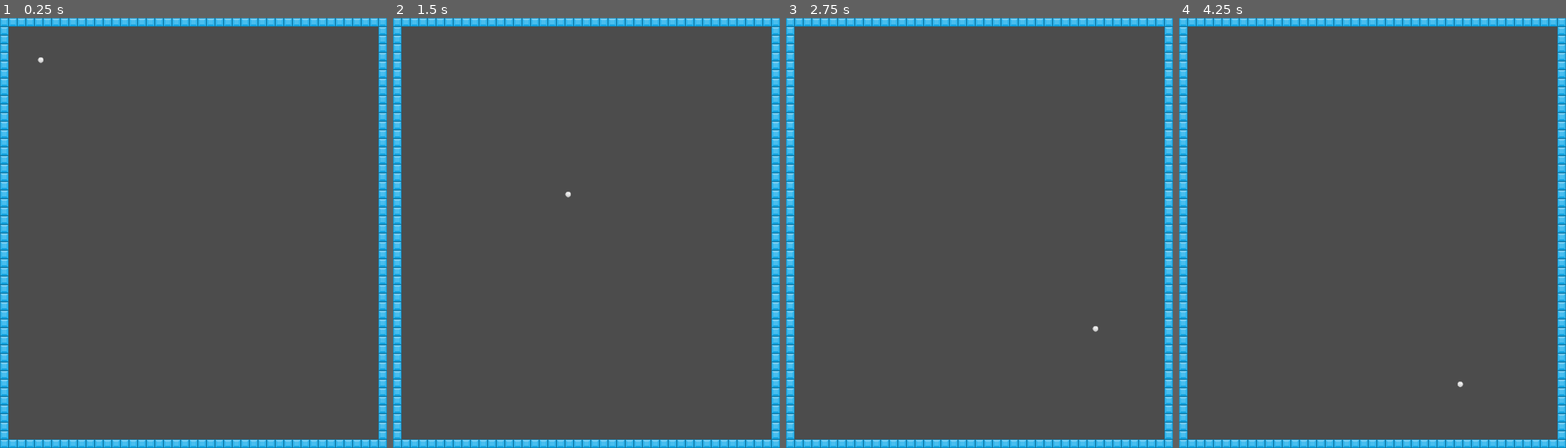
Above: before the commit, frames 1-4 (left to right).
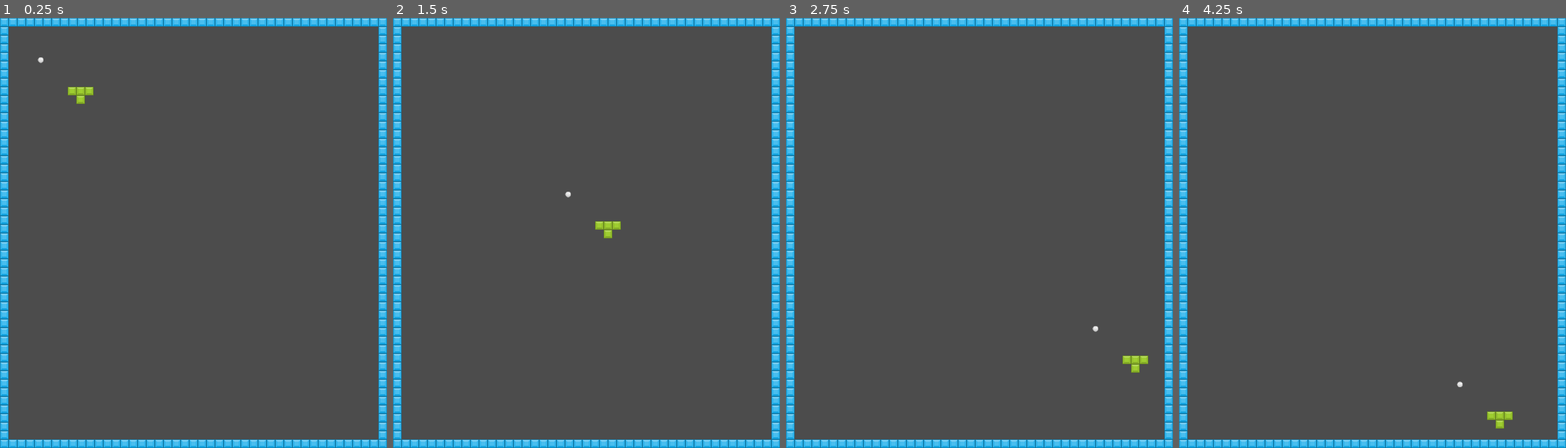
Above: after the commit, the same moments.

Repository: damiengo/ggo2018
Game: Godot game, scene res://game/main.tscn
Two runs of this game, one before a commit and one after it. Both use one fixed random seed, a clock stepped at 60 frames per second and the inputs below.
Inputs:
- Up to frame 1 (0.25 s): no input
- Up to frame 2 (1.5 s): no input
- Up to frame 3 (2.75 s): no input
- Up to frame 4 (4.25 s): no input

The runs differ from the first frame. In frame 1, 0.2% of the frame differs, in the area x 17-25%, y 16-20%; in frame 2, 0.2%; in frame 3, 0.2%; in frame 4, 0.2%, in the area x 71-87%, y 84-96%.

Commit message:
first block

Diff:
--- a/ball/ball.gd
+++ b/ball/ball.gd
@@ -5,9 +5,18 @@
 var speed = 400
 var velocity = Vector2(0,0)
 
+var _block_types = [
+	preload("res://blocks/t.tscn")
+]
+
 func _ready():
 	velocity.x = 1
 	velocity.y = 1
+
+	var block_resource = _block_types[0]
+	var block = block_resource.instance()
+	block.position = Vector2(100,100)
+	add_child(block)
 
 func _physics_process(delta):
 	print(velocity)
--- /dev/null
+++ b/blocks/t.tscn
@@ -0,0 +1,26 @@
+[gd_scene load_steps=2 format=2]
+
+[ext_resource path="res://tiles/bricks.tres" type="TileSet" id=1]
+
+[node name="Node2D" type="Node2D"]
+
+[node name="TileMap" type="TileMap" parent="." index="0"]
+
+mode = 0
+tile_set = ExtResource( 1 )
+cell_size = Vector2( 32, 32 )
+cell_quadrant_size = 16
+cell_custom_transform = Transform2D( 1, 0, 0, 1, 0, 0 )
+cell_half_offset = 2
+cell_tile_origin = 0
+cell_y_sort = false
+cell_clip_uv = false
+collision_use_kinematic = false
+collision_friction = 1.0
+collision_bounce = 0.0
+collision_layer = 1
+collision_mask = 1
+occluder_light_mask = 1
+format = 1
+tile_data = PoolIntArray( 0, 1, 0, 1, 1, 0, 2, 1, 0, 65537, 1, 0 )
+_sections_unfolded = [ "Cell" ]
--- a/game/main.tscn
+++ b/game/main.tscn
@@ -1,7 +1,7 @@
 [gd_scene load_steps=3 format=2]
 
 [ext_resource path="res://ball/ball.tscn" type="PackedScene" id=1]
-[ext_resource path="res://tiles/wall.tres" type="TileSet" id=2]
+[ext_resource path="res://tiles/bricks.tres" type="TileSet" id=2]
 
 [node name="Node" type="Node" index="0"]
 
@@ -28,4 +28,4 @@
 occluder_light_mask = 1
 format = 1
 tile_data = PoolIntArray( 0, 0, 0, 1, 0, 0, 2, 0, 0, 3, 0, 0, 4, 0, 0, 5, 0, 0, 6, 0, 0, 7, 0, 0, 8, 0, 0, 9, 0, 0, 10, …(2430 unchanged characters)…
-_sections_unfolded = [ "Cell" ]
+_sections_unfolded = [ "Cell", "Collision" ]
--- /dev/null
+++ b/tiles/bricks.tres
@@ -0,0 +1,100 @@
+[gd_resource type="TileSet" load_steps=8 format=2]
+
+[ext_resource path="res://tiles/element_blue_square.png" type="Texture" id=1]
+[ext_resource path="res://tiles/element_green_square.png" type="Texture" id=2]
+[ext_resource path="res://tiles/element_grey_square.png" type="Texture" id=3]
+[ext_resource path="res://tiles/element_purple_square.png" type="Texture" id=4]
+[ext_resource path="res://tiles/element_red_square.png" type="Texture" id=5]
+[ext_resource path="res://tiles/element_yellow_square.png" type="Texture" id=6]
+
+[sub_resource type="RectangleShape2D" id=1]
+
+custom_solver_bias = 0.0
+extents = Vector2( 16, 16 )
+
+[resource]
+
+0/name = "blue"
+0/texture = ExtResource( 1 )
+0/tex_offset = Vector2( 0, 0 )
+0/modulate = Color( 1, 1, 1, 1 )
+0/region = Rect2( 0, 0, 32, 32 )
+0/is_autotile = false
+0/occluder_offset = Vector2( 16, 16 )
+0/navigation_offset = Vector2( 16, 16 )
+0/shapes = [ {
+"autotile_coord": Vector2( 0, 0 ),
+"one_way": false,
+"shape": SubResource( 1 ),
+"shape_transform": Transform2D( 1, 0, 0, 1, 15.9493, 16.9639 )
+} ]
+1/name = "green"
+1/texture = ExtResource( 2 )
+1/tex_offset = Vector2( 0, 0 )
+1/modulate = Color( 1, 1, 1, 1 )
+1/region = Rect2( 0, 0, 32, 32 )
+1/is_autotile = false
+1/occluder_offset = Vector2( 16, 16 )
+1/navigation_offset = Vector2( 16, 16 )
+1/shapes = [ {
+"autotile_coord": Vector2( 0, 0 ),
+"one_way": false,
+"shape": SubResource( 1 ),
+"shape_transform": Transform2D( 1, 0, 0, 1, 15.9493, 16.9639 )
+} ]
+2/name = "grey"
+2/texture = ExtResource( 3 )
+2/tex_offset = Vector2( 0, 0 )
+2/modulate = Color( 1, 1, 1, 1 )
+2/region = Rect2( 0, 0, 32, 32 )
+2/is_autotile = false
+2/occluder_offset = Vector2( 16, 16 )
+2/navigation_offset = Vector2( 16, 16 )
+2/shapes = [ {
+"autotile_coord": Vector2( 0, 0 ),
+"one_way": false,
+"shape": SubResource( 1 ),
+"shape_transform": Transform2D( 1, 0, 0, 1, 15.9493, 16.9639 )
+} ]
+3/name = "purple"
+3/texture = ExtResource( 4 )
+3/tex_offset = Vector2( 0, 0 )
+3/modulate = Color( 1, 1, 1, 1 )
+3/region = Rect2( 0, 0, 32, 32 )
+3/is_autotile = false
+3/occluder_offset = Vector2( 16, 16 )
+3/navigation_offset = Vector2( 16, 16 )
+3/shapes = [ {
+"autotile_coord": Vector2( 0, 0 ),
+"one_way": false,
+"shape": SubResource( 1 ),
+"shape_transform": Transform2D( 1, 0, 0, 1, 15.9493, 16.9639 )
+} ]
+4/name = "red"
+4/texture = ExtResource( 5 )
+4/tex_offset = Vector2( 0, 0 )
+4/modulate = Color( 1, 1, 1, 1 )
+4/region = Rect2( 0, 0, 32, 32 )
+4/is_autotile = false
+4/occluder_offset = Vector2( 16, 16 )
+4/navigation_offset = Vector2( 16, 16 )
+4/shapes = [ {
+"autotile_coord": Vector2( 0, 0 ),
+"one_way": false,
+"shape": SubResource( 1 ),
+"shape_transform": Transform2D( 1, 0, 0, 1, 15.9493, 16.9639 )
+} ]
+5/name = "yellow"
+5/texture = ExtResource( 6 )
+5/tex_offset = Vector2( 0, 0 )
+5/modulate = Color( 1, 1, 1, 1 )
+5/region = Rect2( 0, 0, 32, 32 )
+5/is_autotile = false
+5/occluder_offset = Vector2( 16, 16 )
+5/navigation_offset = Vector2( 16, 16 )
+5/shapes = [ {
+"autotile_coord": Vector2( 0, 0 ),
+"one_way": false,
+"shape": SubResource( 1 ),
+"shape_transform": Transform2D( 1, 0, 0, 1, 15.9493, 16.9639 )
+} ]
--- a/tiles/tiles.tscn
+++ b/tiles/tiles.tscn
@@ -1,19 +1,25 @@
-[gd_scene load_steps=3 format=2]
+[gd_scene load_steps=8 format=2]
 
-[ext_resource path="res://tiles/border.png" type="Texture" id=1]
+[ext_resource path="res://tiles/element_blue_square.png" type="Texture" id=1]
+[ext_resource path="res://tiles/element_green_square.png" type="Texture" id=2]
+[ext_resource path="res://tiles/element_grey_square.png" type="Texture" id=3]
+[ext_resource path="res://tiles/element_purple_square.png" type="Texture" id=4]
+[ext_resource path="res://tiles/element_red_square.png" type="Texture" id=5]
+[ext_resource path="res://tiles/element_yellow_square.png" type="Texture" id=6]
 
 [sub_resource type="RectangleShape2D" id=1]
 
 custom_solver_bias = 0.0
 extents = Vector2( 16, 16 )
 
-[node name="Node" type="Node"]
+[node name="Node" type="Node" index="0"]
 
-[node name="wall" type="Sprite" parent="." index="0"]
+[node name="blue" type="Sprite" parent="." index="0"]
 
+position = Vector2( 16, 16 )
 texture = ExtResource( 1 )
 
-[node name="StaticBody2D" type="StaticBody2D" parent="wall" index="0"]
+[node name="StaticBody2D" type="StaticBody2D" parent="blue" index="0"]
 
 position = Vector2( 0.0523366, -0.993868 )
 scale = Vector2( 1.03289, 1.03106 )
@@ -25,6 +31,117 @@
 friction = 1.0
 bounce = 0.0
 
-[node name="CollisionShape2D" type="CollisionShape2D" parent="wall/StaticBody2D" index="0"]
+[node name="CollisionShape2D" type="CollisionShape2D" parent="blue/StaticBody2D" index="0"]
 
+position = Vector2( -0.0506701, 0.963928 )
 shape = SubResource( 1 )
+
+[node name="green" type="Sprite" parent="." index="1"]
+
+position = Vector2( 48, 16 )
+texture = ExtResource( 2 )
+
+[node name="StaticBody2D" type="StaticBody2D" parent="green" index="0"]
+
+position = Vector2( 0.0523366, -0.993868 )
+scale = Vector2( 1.03289, 1.03106 )
+input_pickable = false
+collision_layer = 1
+collision_mask = 1
+constant_linear_velocity = Vector2( 0, 0 )
+constant_angular_velocity = 0.0
+friction = 1.0
+bounce = 0.0
+
+[node name="CollisionShape2D" type="CollisionShape2D" parent="green/StaticBody2D" index="0"]
+
+position = Vector2( -0.0506701, 0.963928 )
+shape = SubResource( 1 )
+
+[node name="grey" type="Sprite" parent="." index="2"]
+
+position = Vector2( 80, 16 )
+texture = ExtResource( 3 )
+
+[node name="StaticBody2D" type="StaticBody2D" parent="grey" index="0"]
+
+position = Vector2( 0.0523366, -0.993868 )
+scale = Vector2( 1.03289, 1.03106 )
+input_pickable = false
+collision_layer = 1
+collision_mask = 1
+constant_linear_velocity = Vector2( 0, 0 )
+constant_angular_velocity = 0.0
+friction = 1.0
+bounce = 0.0
+
+[node name="CollisionShape2D" type="CollisionShape2D" parent="grey/StaticBody2D" index="0"]
+
+position = Vector2( -0.0506701, 0.963928 )
+shape = SubResource( 1 )
+
+[node name="purple" type="Sprite" parent="." index="3"]
+
+position = Vector2( 112, 16 )
+texture = ExtResource( 4 )
+
+[node name="StaticBody2D" type="StaticBody2D" parent="purple" index="0"]
+
+position = Vector2( 0.0523366, -0.993868 )
+scale = Vector2( 1.03289, 1.03106 )
+input_pickable = false
+collision_layer = 1
+collision_mask = 1
+constant_linear_velocity = Vector2( 0, 0 )
+constant_angular_velocity = 0.0
+friction = 1.0
+bounce = 0.0
+
+[node name="CollisionShape2D" type="CollisionShape2D" parent="purple/StaticBody2D" index="0"]
+
+position = Vector2( -0.0506701, 0.963928 )
+shape = SubResource( 1 )
+
+[node name="red" type="Sprite" parent="." index="4"]
+
+position = Vector2( 144, 16 )
+texture = ExtResource( 5 )
+
+[node name="StaticBody2D" type="StaticBody2D" parent="red" index="0"]
+
+position = Vector2( 0.0523366, -0.993868 )
+scale = Vector2( 1.03289, 1.03106 )
+input_pickable = false
+collision_layer = 1
+collision_mask = 1
+constant_linear_velocity = Vector2( 0, 0 )
+constant_angular_velocity = 0.0
+friction = 1.0
+bounce = 0.0
+
+[node name="CollisionShape2D" type="CollisionShape2D" parent="red/StaticBody2D" index="0"]
+
+position = Vector2( -0.0506701, 0.963928 )
+shape = SubResource( 1 )
+
+[node name="yellow" type="Sprite" parent="." index="5"]
+
+position = Vector2( 176, 16 )
+texture = ExtResource( 6 )
+
+[node name="StaticBody2D" type="StaticBody2D" parent="yellow" index="0"]
+
+position = Vector2( 0.0523366, -0.993868 )
+scale = Vector2( 1.03289, 1.03106 )
+input_pickable = false
+collision_layer = 1
+collision_mask = 1
+constant_linear_velocity = Vector2( 0, 0 )
+constant_angular_velocity = 0.0
+friction = 1.0
+bounce = 0.0
+
+[node name="CollisionShape2D" type="CollisionShape2D" parent="yellow/StaticBody2D" index="0"]
+
+position = Vector2( -0.0506701, 0.963928 )
+shape = SubResource( 1 )
--- a/tiles/wall.tres
+++ /dev/null
@@ -1,25 +0,0 @@
-[gd_resource type="TileSet" load_steps=3 format=2]
-
-[ext_resource path="res://tiles/border.png" type="Texture" id=1]
-
-[sub_resource type="RectangleShape2D" id=1]
-
-custom_solver_bias = 0.0
-extents = Vector2( 16, 16 )
-
-[resource]
-
-0/name = "wall"
-0/texture = ExtResource( 1 )
-0/tex_offset = Vector2( 0, 0 )
-0/modulate = Color( 1, 1, 1, 1 )
-0/region = Rect2( 0, 0, 32, 32 )
-0/is_autotile = false
-0/occluder_offset = Vector2( 16, 16 )
-0/navigation_offset = Vector2( 16, 16 )
-0/shapes = [ {
-"autotile_coord": Vector2( 0, 0 ),
-"one_way": false,
-"shape": SubResource( 1 ),
-"shape_transform": Transform2D( 1, 0, 0, 1, 16, 16 )
-} ]
Not shown, added: tiles/blue.png.import
Renamed: tiles/border.png -> tiles/element_blue_square.png
Not shown, added: tiles/element_blue_square.png.import
Binary file added: tiles/element_blue_square_glossy.png
Not shown, added: tiles/element_blue_square_glossy.png.import
Binary file added: tiles/element_green_square.png
Not shown, added: tiles/element_green_square.png.import
Binary file added: tiles/element_green_square_glossy.png
Not shown, added: tiles/element_green_square_glossy.png.import
Binary file added: tiles/element_grey_square.png
Not shown, added: tiles/element_grey_square.png.import
Binary file added: tiles/element_grey_square_glossy.png
(and 13 more such lines)
